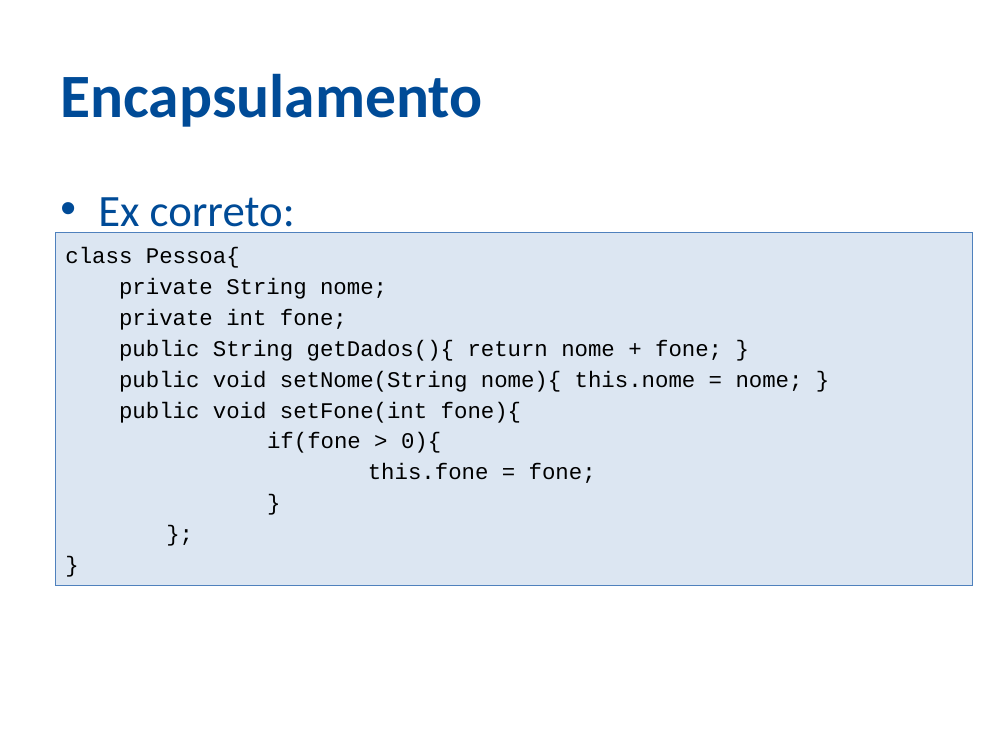
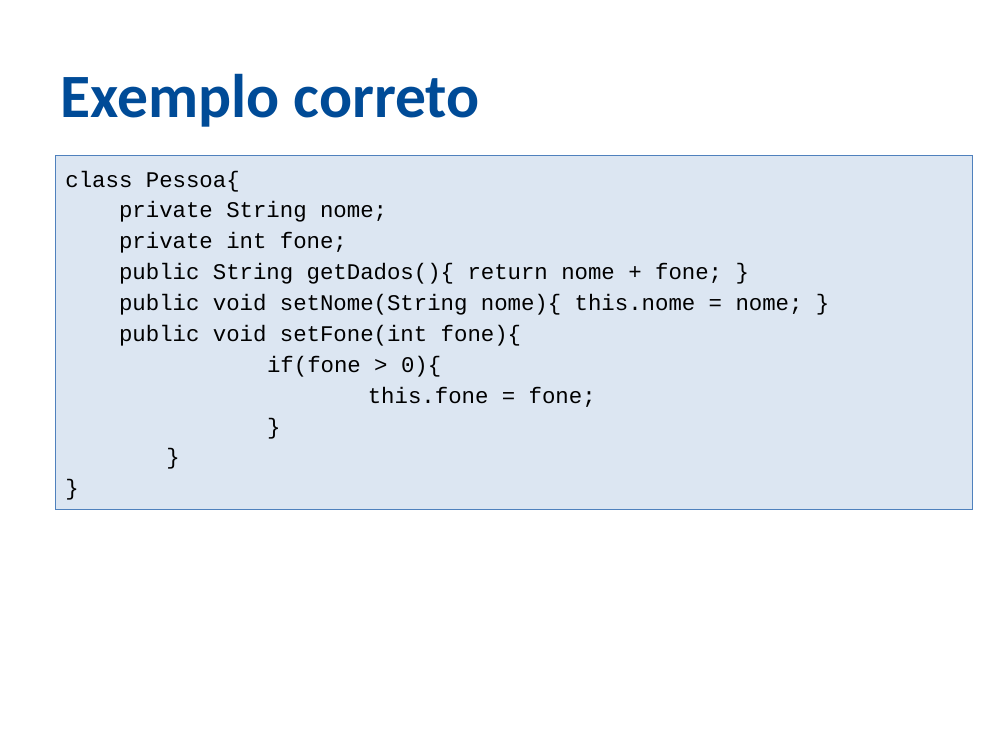
Before and after one commit to ozieljose/java6cert, a slide deck: slide 5 of slides/9-OO.pptx. Drawn at 1008x756 pixels with LibreOffice and Linux fonts; fonts in the diff are those of the drawing; background and template pictures are left out. Boxes give left, top, right and bottom in pixels: in the first picture for what was removed or moved away, otherwise in the second. Text is boxed around its words. In the diff, an @@ line names an element or a change of style, - is before the commit and + after.

```diff
--- a/slides/9-OO.pptx
+++ b/slides/9-OO.pptx
@@ title at (x1=60, y1=73, x2=480, y2=127): text changed @@
-Encapsulamento
+Exemplo correto
@@ text in rectangle at (x1=55, y1=156, x2=972, y2=510): paragraph removed @@
-};
@@ text in rectangle at (x1=55, y1=156, x2=972, y2=510): paragraph added @@
+}
@@ rectangle "class Pessoa{" moved from (x1=55, y1=233, x2=972, y2=587) to (x1=55, y1=156, x2=972, y2=510) @@
@@ text removed at (x1=98, y1=197, x2=295, y2=233) @@
-• Ex correto:
```
Also in this commit, not shown: 27 other slides changed, 1 slide removed, 4 other files.
